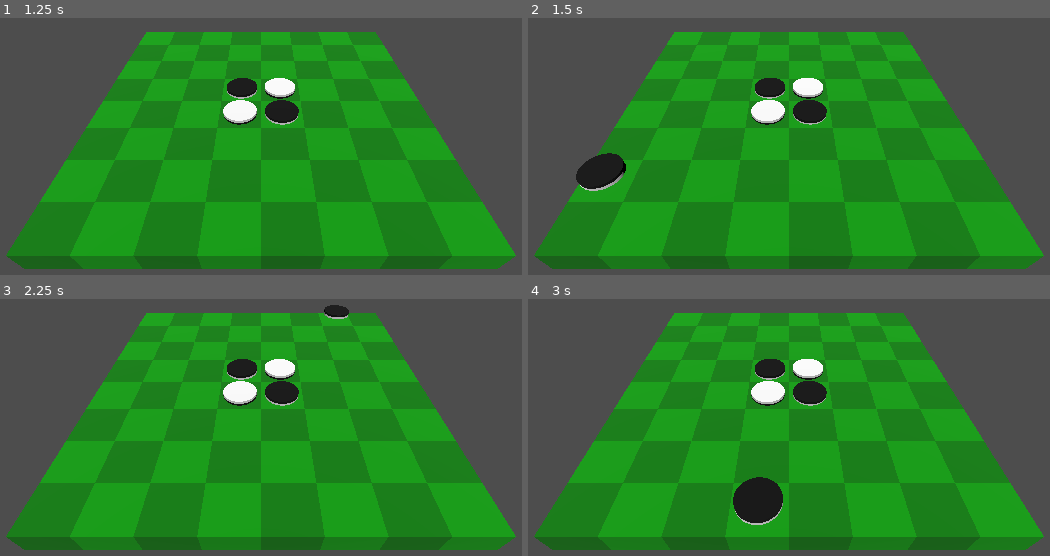
Above: before the commit, frames 1-4 (two rows, left to right).
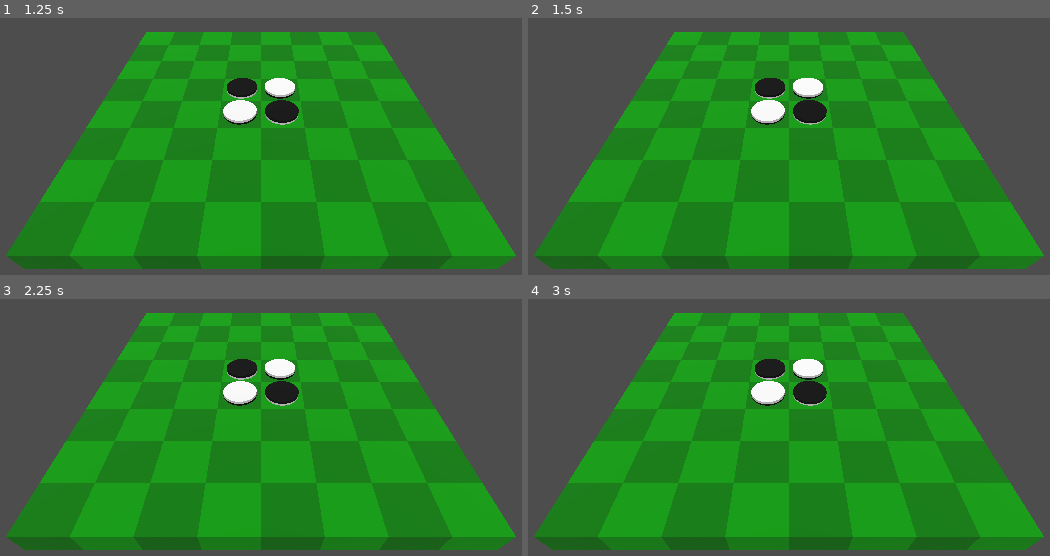
Above: after the commit, the same moments.

Repository: phrasmotica/othello
Game: Godot game, scene res://scenes/3d/game_3d.tscn
Two runs of this game, one before a commit and one after it. Both use one fixed random seed, a clock stepped at 60 frames per second and the inputs below.
Inputs (mouse positions are in pixels of both pictures, inside the frame that each line leads up to):
- Up to frame 1 (1.25 s): move the mouse to (438, 120) at 0.52 s
- Up to frame 2 (1.5 s): move the mouse to (627, 164) at 1.27 s
- Up to frame 3 (2.25 s): move the mouse to (339, 324) at 2.02 s
- Up to frame 4 (3 s): move the mouse to (747, 514) at 2.77 s

Frame 1 is identical in both runs. In frame 2, 1.0% of the frame differs, in the area x 9-19%, y 52-68%; in frame 3, 0.2%; in frame 4, 1.4%, in the area x 39-49%, y 69-88%.

Commit message:
Only show cell counter preview if cell can be played in

Diff:
--- a/scripts/3d/mouse_ray_cast.gd
+++ b/scripts/3d/mouse_ray_cast.gd
@@ -20,7 +20,10 @@
 			print("Now hovering over cell %d" % cell.index)
 
 			if board:
-				board.highlight_cell(cell.index)
+				if cell.cannot_place:
+					board.highlight_cell(-1)
+				else:
+					board.highlight_cell(cell.index)
 	elif board:
 		board.highlight_cell(-1)
 
